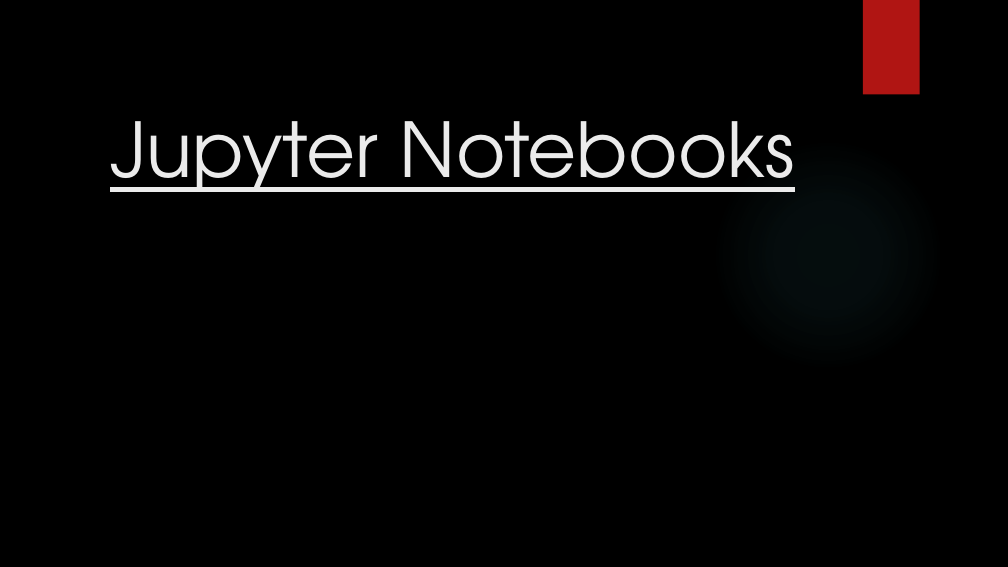
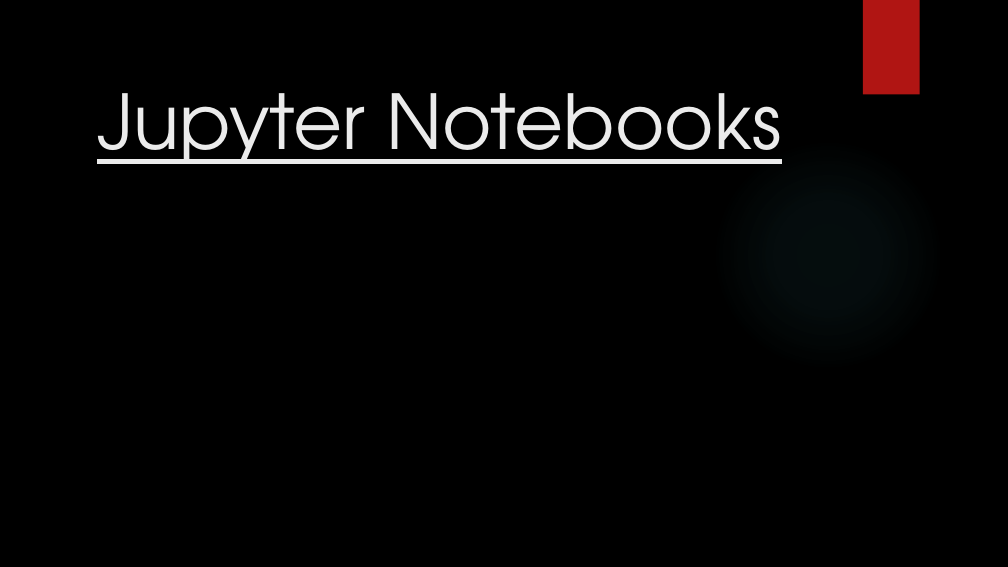
Before and after one commit to Falcon-d/Project-1-Broadband-Access, a slide deck: slide 6 of Project 1 Deck.pptx. Drawn at 1008x567 pixels with LibreOffice and Linux fonts; fonts in the diff are those of the drawing; background and template pictures are left out. Boxes give left, top, right and bottom in pixels: in the first picture for what was removed or moved away, otherwise in the second. Text is boxed around its words. In the diff, an @@ line names an element or a change of style, - is before the commit and + after.

```diff
--- a/Project 1 Deck.pptx
+++ b/Project 1 Deck.pptx
@@ title "Jupyter Notebooks": place and size @@
-title "Jupyter Notebooks" at (110,121,794,192)
+title "Jupyter Notebooks" at (97,93,781,164)
```
Also in this commit, not shown: 8 other slides changed.
